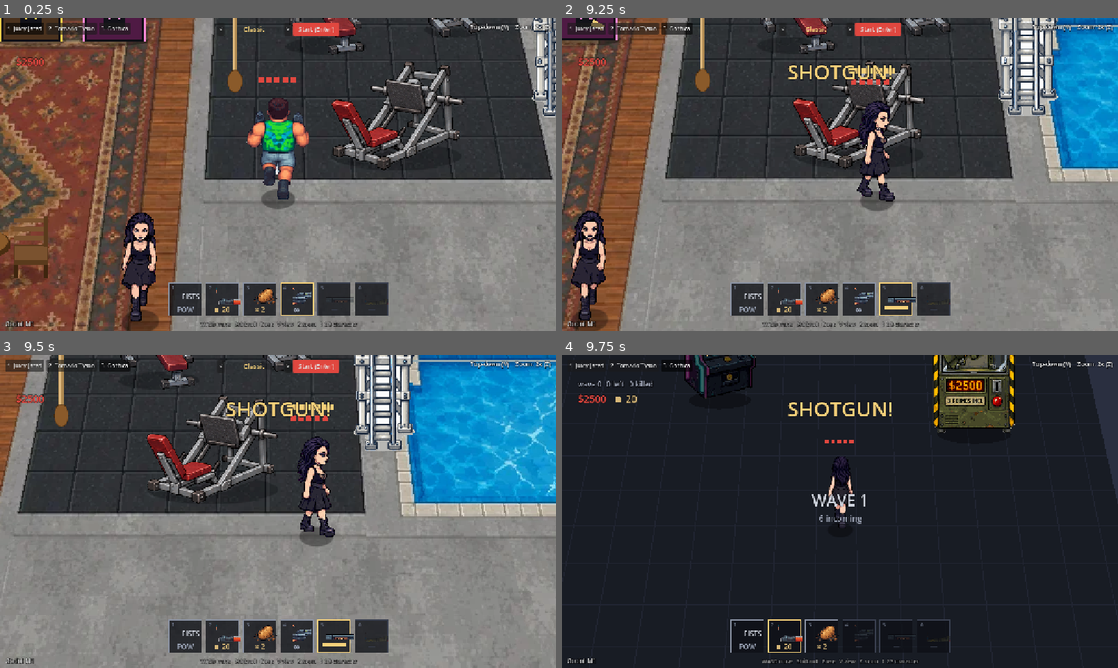
Above: before the commit, frames 1-4 (two rows, left to right).
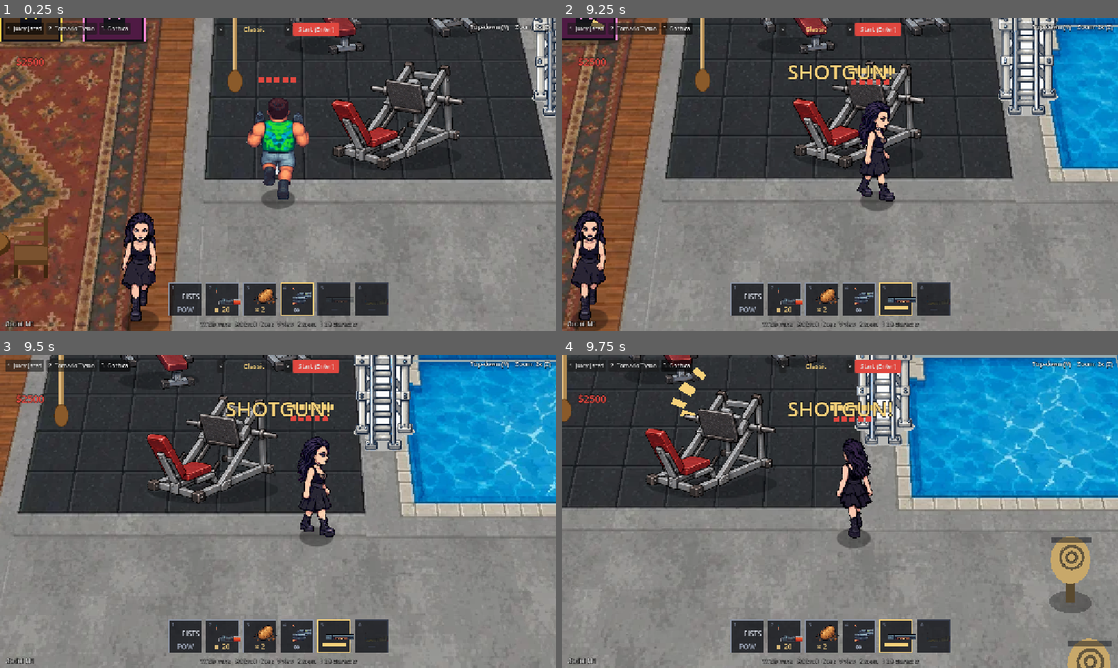
Above: after the commit, the same moments.

Repository: eflare17/Smashed-tv
Game: Godot game, scene res://test/combat/game_test.tscn
The game is run twice, just before and just after one commit, with the same random seed, the same clock (stepped at 60 frames per second) and the same inputs. This scene is started directly instead of the project's main scene.
Inputs (mouse positions are in pixels of both pictures, inside the frame that each line leads up to):
- Up to frame 1 (0.25 s): no input
- Up to frame 2 (9.25 s): click "Start (Enter)" at 0.5 s; click "1 Juicy Jared" at 1.25 s; click "2 Tornado Tyson" at 2 s; click "3 Gothica" at 2.75 s; tap Enter (start_run) at 3.5, 8 s; move the mouse to (962, 158) at 3.52 s; hold D (move_right) 3.53-4.25 s; click (962, 158) at 3.6 s; drag from (728, 190) to (812, 237) at 4.27 s; move the mouse to (895, 105) at 5.02 s; hold D (move_right) 5.03-5.75 s; hold Shift (roll) 5.03-5.75 s; click (895, 105) at 5.17 s; drag from (812, 237) to (673, 127) at 5.77 s; move the mouse to (1006, 221) at 6.52 s; hold A (move_left) 6.53-7.28 s; hold V (toggle_view) 6.53-7.28 s; click (1006, 221) at 6.67 s; move the mouse to (795, 171) at 7.27 s; hold W (move_up) 7.28-8.78 s; tap Q (weapon_prev) at 7.35 s; click (795, 171) at 7.42 s; move the mouse to (845, 174) at 8.02 s; tap Z at 8.1 s; click (845, 174) at 8.17 s; tap R (restart) at 8.75 s; move the mouse to (817, 168) at 8.77 s; hold D (move_right) from 8.78 s (still down); tap G at 8.85 s; click (817, 168) at 8.92 s
- Up to frame 3 (9.5 s): keep holding D (move_right)
- Up to frame 4 (9.75 s): release D (move_right) at 9.5 s; click (878, 367) at 9.5 s, where only the run before the commit has a clickable "Start (Enter)"

Frames 1-3 are identical in both runs. In frame 4, 83% of the frame differs, in the area x 0-100%, y 0-100%.

Commit message:
Fighting: integration note, play test with real input, log flag, first-person click fix
Co-Authored-By: Claude Opus 5.5 <noreply@anthropic.com>
Claude-Session: https://claude.ai/code/session_01Ly2D1peU8QYdXb4hDvitVZ

Diff:
--- a/godot/scripts/combat/fight.gd
+++ b/godot/scripts/combat/fight.gd
@@ -53,6 +53,7 @@
 var _was_alive := true
 var _hp_seen := 5.0
 var _last_spin := false
+var _log_t := 0.0
 
 func _enter_tree() -> void:
 	me = self
@@ -529,6 +530,12 @@
 		_place_player()
 	_drain()
 	_update_sprite()
+	if debug.has("log"):
+		_log_t += delta
+		if _log_t >= 1.0:
+			_log_t = 0.0
+			print("FIGHT started=%s wave=%d enemies=%d hp=%.0f alive=%s kills=%d coins=%d weapon=%s ammo=%d over=%s x=%.0f y=%.0f shots=%d fps=%d" % [
+				sim.started, sim.wave, sim.enemies.size(), f.hp, f.alive, f.kills, f.coins, f.weapon, f.ammo, sim.over, f.x, f.y, f.shots, Engine.get_frames_per_second()])
 	goth_carry.update_pos()
 	if debug.has("wave") and sim.started and sim.wave == 0 and sim.breather > 0.0:
 		sim.wave = int(debug["wave"]) - 1
--- a/godot/scripts/combat/fight_hud.gd
+++ b/godot/scripts/combat/fight_hud.gd
@@ -139,6 +139,12 @@
 	if fight.is_fp() and fight.touch_seen:
 		_fp_hint_t += delta
 	_bar.visible = not s.over
+	# with the pointer held (first person) a click is always a shot, never a button (b307)
+	var held := Input.mouse_mode == Input.MOUSE_MODE_CAPTURED
+	_bar.mouse_filter = Control.MOUSE_FILTER_IGNORE if held else Control.MOUSE_FILTER_STOP
+	for b in _picker.get_children():
+		if b is Control:
+			b.mouse_filter = Control.MOUSE_FILTER_IGNORE if held else Control.MOUSE_FILTER_STOP
 	var bs := 54.0 * sc()
 	_bar.size = Vector2(bs * 6.0 + 8.0 * sc() * 5.0, bs)
 	_bar.position = Vector2((_draw_c.size.x - _bar.size.x) / 2.0, 440.0 * sc())
Not shown, added: godot/integration/fighting.md
Not shown, added: godot/test/combat/play_test.mjs
